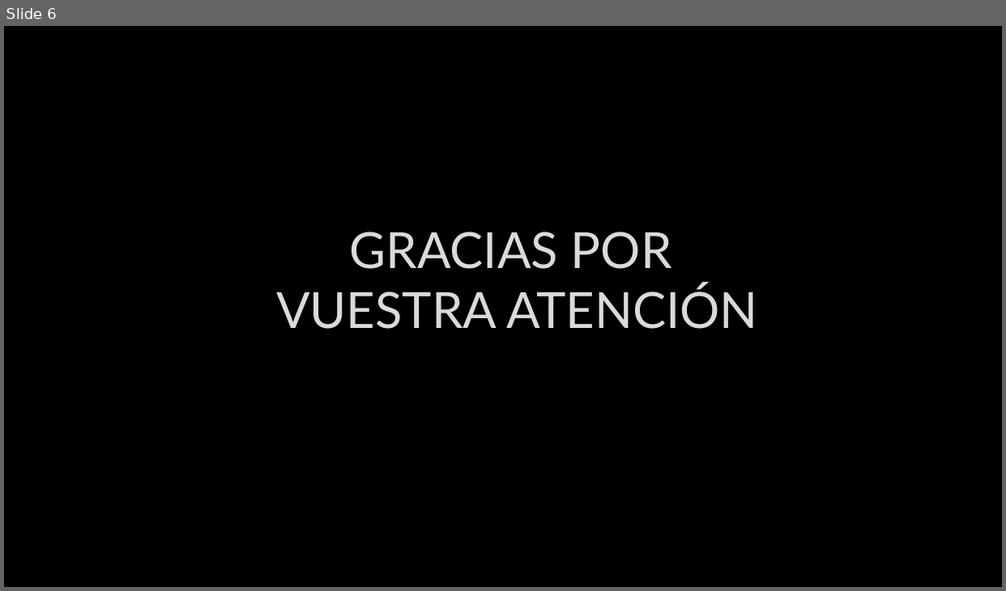
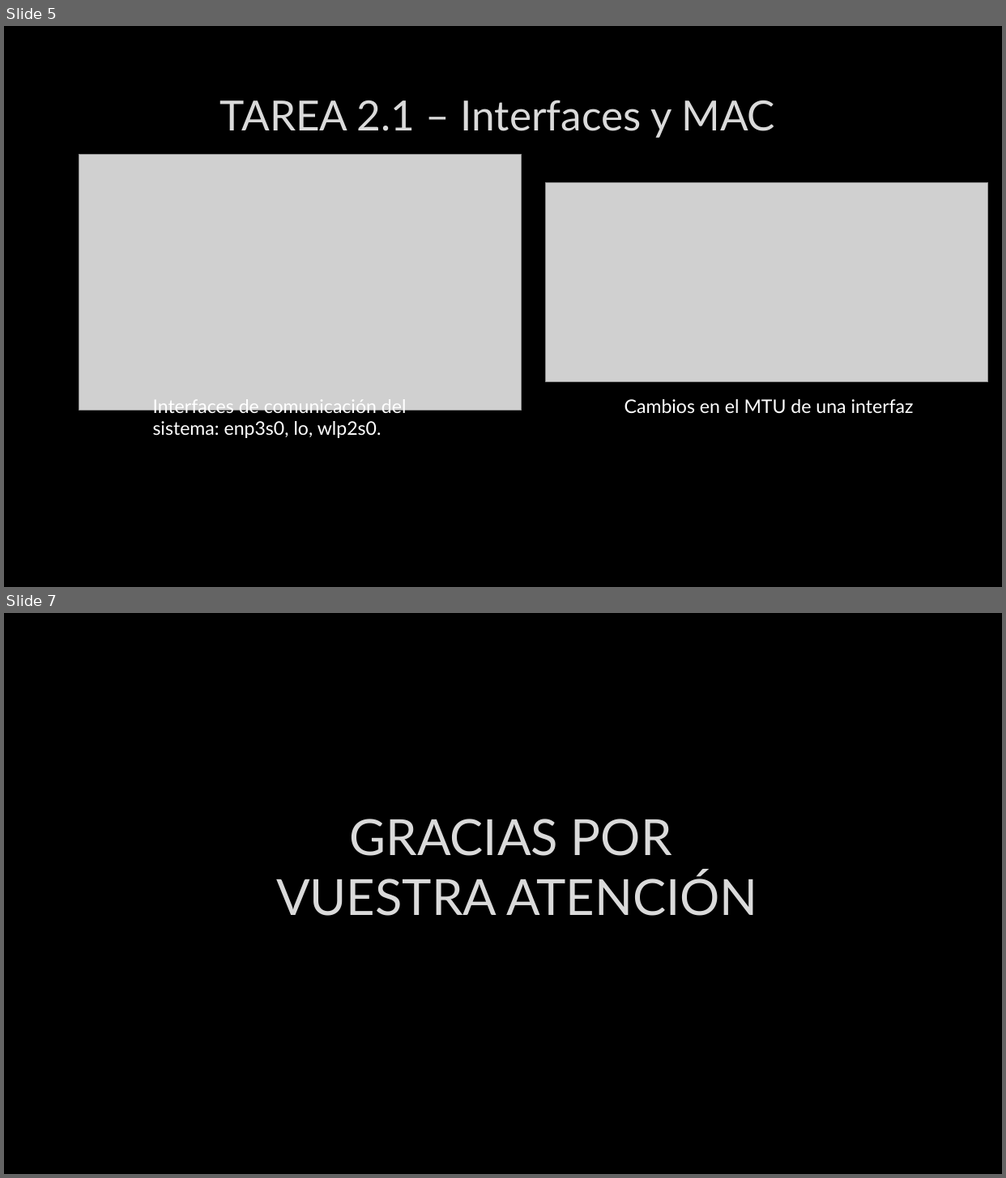
Before and after one commit to CEXAR-11/Practicas_SE, a slide deck: practica 3/presentacion_P3.pptx. Shown one above the other, each under a label of ours: slide 6 before the commit, slides 5 and 7 after it; the slides between them are not shown. The pictures are 1006x591 and 1006x1178 pixels, drawn with LibreOffice and Linux fonts; fonts in the diff are those of the drawing; grey boxes stand for pictures; background and template pictures are left out. Boxes give left, top, right and bottom in pixels: in the first picture for what was removed or moved away, otherwise in the second. Text is boxed around its words. In the diff, an @@ line names an element or a change of style, - is before the commit and + after.

```diff
--- a/practica 3/presentacion_P3.pptx
+++ b/practica 3/presentacion_P3.pptx
@@ slide 5 added at <box>4,26,1002,587</box>, background picture (left out) @@
@@ title added at <box>220,100,776,138</box>, 40 pt, text #DADADA @@
+TAREA 2.1 – Interfaces y MAC
@@ picture added at <box>79,154,522,410</box> @@
@@ picture added at <box>546,182,988,382</box> @@
@@ text added at <box>153,399,407,438</box>, 18 pt, text #FFFFFF @@
+Interfaces de comunicación del sistema: enp3s0, lo, wlp2s0.
@@ text added at <box>624,399,914,414</box>, 18 pt, text #FFFFFF @@
+Cambios en el MTU de una interfaz
@@ what was slide 6 is now slide 7 @@
```
Also in this commit, not shown: 1 slide changed, 1 other slide added, 1 slide removed, 4 other files.
